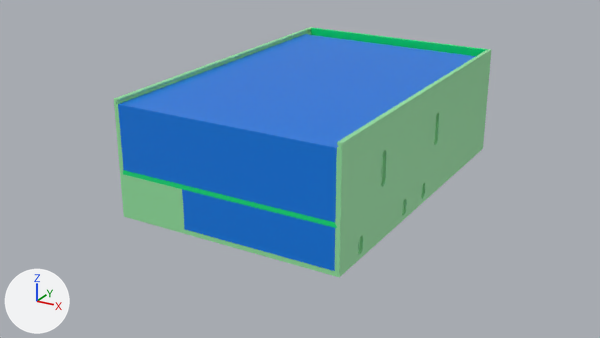
What one commit did to the Blender file doc/chassis/FloppyTurm3.blend.
One viewpoint serves both versions: the file's camera 'Camera'. Every picture has the same lights, and +X, +Y and +Z are marked at lower left.

The first picture shows '3.5', '5.25', 'Deckel.001', 'Einschub1.002', 'Housing', 'Rückseite'.
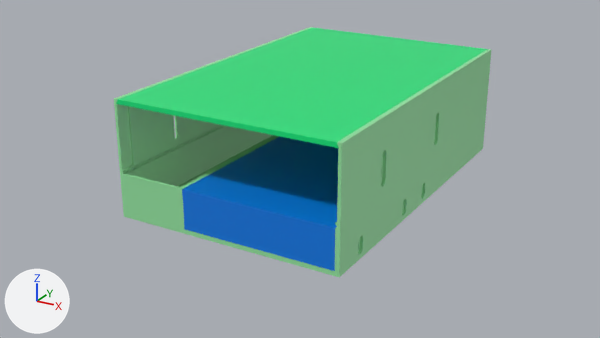
Boxes [x1, y1, x2, y2] around the edits, measured in the pictures (600 x 338 px):
'5.25', hidden (blue): before [118, 34, 476, 222]
'Deckel', shown (green): after [117, 28, 485, 148]
'Deckel.001', hidden (green): before [123, 170, 337, 228]
'Rückseite', unchanged, covered by the edit: before [310, 28, 487, 56]; after [314, 28, 487, 50]

Edits to the bpy script that builds the scene:
```text
Change ob_deckel:
    remove ob_deckel.hide_set(True)
Change ob_deckel_001:
    add ob_deckel_001.hide_set(True)
Change ob_5_25:
    add ob_5_25.hide_set(True)
```
